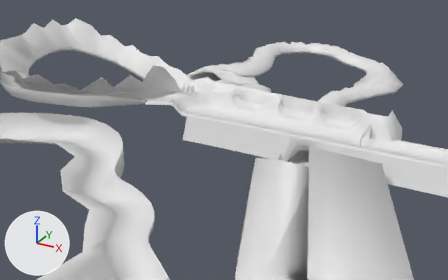
Two versions of the Blender file ModelSource/Dimension2.blend, one commit apart.
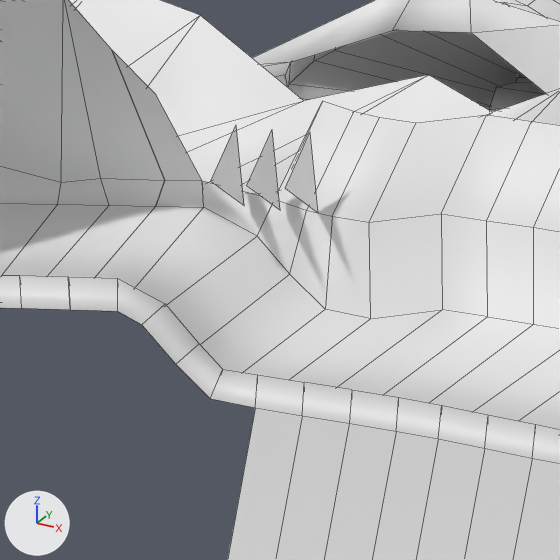
Old and new are each drawn from a camera (50 mm lens) standing at (310.0, -660.7, 296.4) and looking at (-49.1, -7.8, -30.1) and again close up on the part from 35% to 50% of the width and 24% to 48% of the height. Every picture has the same lights, and +X, +Y and +Z are marked at lower left. The close-ups show mesh edges as thin lines.
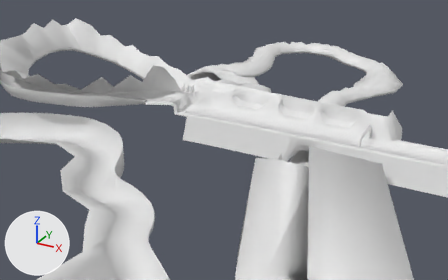
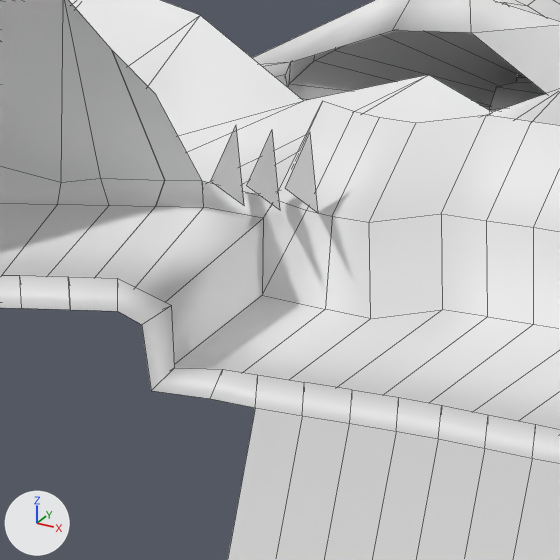
Pixel boxes (x1, y1, x2, y2) of what changed, in the close-ups (560 x 560 px; the box of a moved part takes in the faces that stretch with it):
part 1 of me_cube_028, moved or reshaped
    both: (118, 181, 332, 399)

The change in detail:
me_cube_028 has 143 vertices, 115 faces and spans x -134.1..10.1, y -37.0..45.5, z -29.6..45.9.
me_cube_028 is used by ob_cube_025; location (0.0, 0.0, 0.0).
Part 1, on me_cube_028:
Vertex 20 of me_cube_028 moves from (-117.3, 12.5, 12.4) at pixel (257, 236) to (-116.1, 12.5, 15.6) at pixel (263, 218).
Vertex 24 of me_cube_028 moves from (-107.3, -27.4, 5.7) at pixel (175, 364) to (-112.0, -27.4, 0.4) at pixel (151, 390).
Vertex 25 of me_cube_028 moves from (-111.8, 13.3, 6.6) at pixel (289, 274) to (-117.0, 13.3, 2.1) at pixel (262, 295).
Vertex 26 of me_cube_028 moves from (-112.6, -27.1, 11.8) to (-111.4, -27.1, 13.3).
Vertex 29 of me_cube_028 moves from (-103.8, -26.1, 9.3) at pixel (199, 343) to (-108.0, -26.7, 4.8) at pixel (174, 367).
Vertex 30 of me_cube_028 moves from (-109.3, -26.8, 15.0) at pixel (165, 303) to (-108.1, -26.8, 15.0) at pixel (171, 305).
Vertex 32 of me_cube_028 moves from (-107.1, -26.4, 6.1) to (-112.4, -26.4, 1.6).
